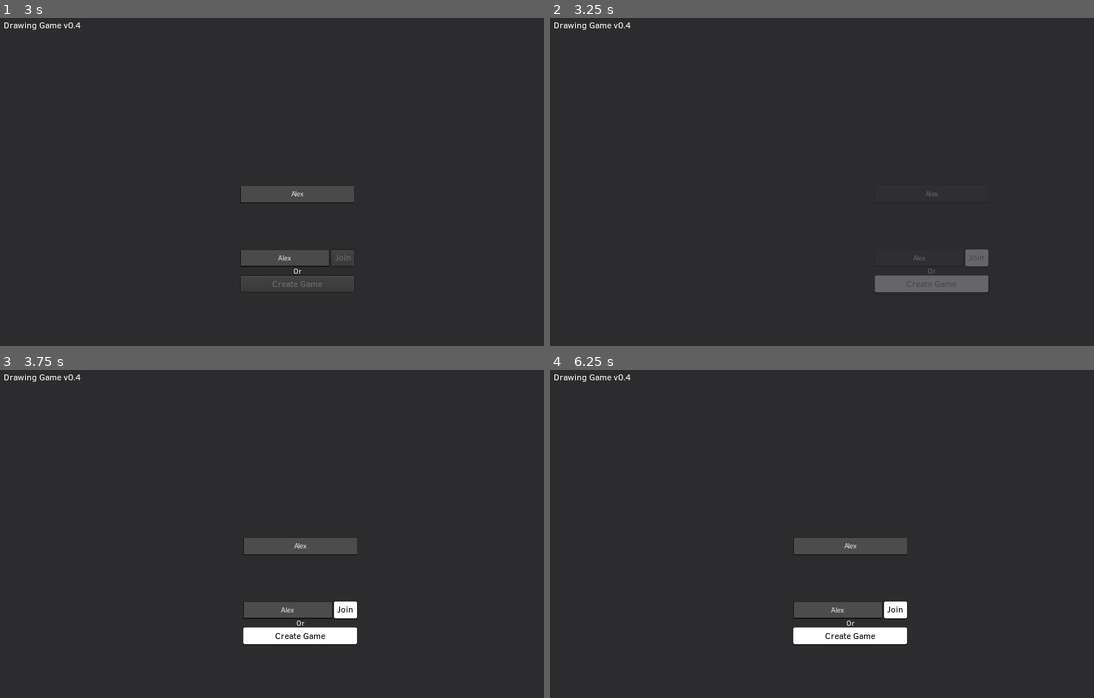
Above: before the commit, frames 1-4 (two rows, left to right).
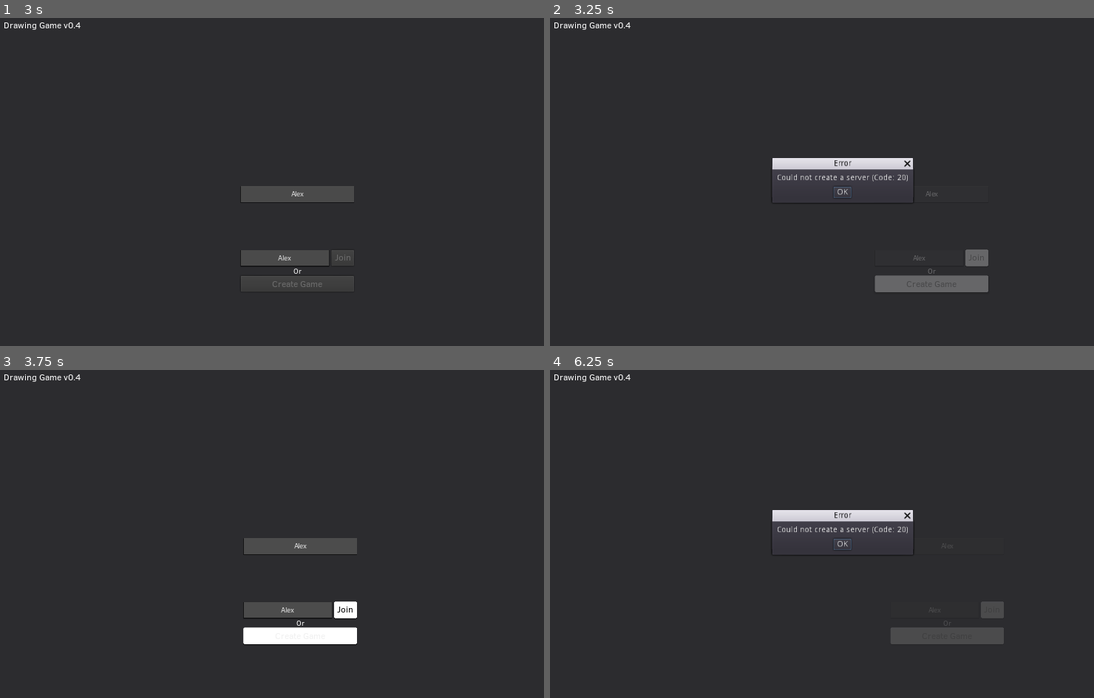
Above: after the commit, the same moments.

Repository: rednir/DrawingGame
Game: Godot game, scene res://Scenes/MainMenu.tscn
Same seed, same stepped clock (60 frames per second), same inputs: the game is played once before the commit and once after it. Sound files missing from this copy of the repository are replaced by a short silence.
Inputs (mouse positions are in pixels of both pictures, inside the frame that each line leads up to):
- Up to frame 1 (3 s): click (299, 195) at 0.52 s; type "Alex" at 0.6 s; click (288, 257) at 0.75 s; type "Alex" at 0.83 s; click "Create Game" at 1.25 s; click "OK" at 2 s; click "Create Game" at 2.75 s
- Up to frame 2 (3.25 s): no input
- Up to frame 3 (3.75 s): click (293, 543) at 3.5 s, where only the run after the commit has a clickable "OK"
- Up to frame 4 (6.25 s): click "Create Game" at 4.25 s; click (843, 543) at 5 s, where only the run after the commit has a clickable "OK"; tap Enter at 5.75 s; move the mouse to (974, 520) at 5.77 s; click (974, 520) at 5.92 s

Frame 1 is identical in both runs. In frame 2, 1.6% of the frame differs, in the area x 40-67%, y 42-55%; in frame 3, less than 0.1%; in frame 4, 5.1%, in the area x 40-84%, y 42-84%.
Error before the commit: Attempt to call function 'hide' in base 'previously freed instance' on a null instance. (res://Scripts/AutoLoads/Events.gd:53)

Commit message:
fix release crash due to freeing null instance

Diff:
--- a/Scripts/AutoLoads/Events.gd
+++ b/Scripts/AutoLoads/Events.gd
@@ -49,15 +49,15 @@
 
 func show_accept_dialog(title, message):
 	#OS.alert(message, title)
-	if accept_dialog != null:
-		accept_dialog.hide()
+	#if accept_dialog != null:
+	#	accept_dialog.hide()
 
 	accept_dialog = AcceptDialog.new()
 	accept_dialog.name = "AcceptDialog"
 
 	accept_dialog.window_title = title
 	accept_dialog.dialog_text = message
-	accept_dialog.connect("hide", self, "on_dialog_close")
+	accept_dialog.connect("hide", self, "on_dialog_close", [accept_dialog])
 	accept_dialog.popup_exclusive = true
 
 	Engine.get_main_loop().current_scene.add_child(accept_dialog)
@@ -67,15 +67,15 @@
 
 
 func show_confirmation_dialog(title, message):
-	if confirmation_dialog != null:
-		confirmation_dialog.hide()
+	#if confirmation_dialog != null:
+	#	confirmation_dialog.hide()
 
 	confirmation_dialog = ConfirmationDialog.new()
 	confirmation_dialog.name = "ConfirmationDialog"
 
 	confirmation_dialog.window_title = title
 	confirmation_dialog.dialog_text = message
-	confirmation_dialog.connect("hide", self, "on_dialog_close")
+	confirmation_dialog.connect("hide", self, "on_dialog_close", [confirmation_dialog])
 	confirmation_dialog.popup_exclusive = true
 
 	Engine.get_main_loop().current_scene.add_child(confirmation_dialog)
@@ -102,8 +102,6 @@
 
 
 
-func on_dialog_close():
-	if accept_dialog != null:
-		accept_dialog.queue_free()
-	if confirmation_dialog != null:
-		confirmation_dialog.queue_free()
+func on_dialog_close(dialog):
+	if dialog != null:
+		dialog.queue_free()
